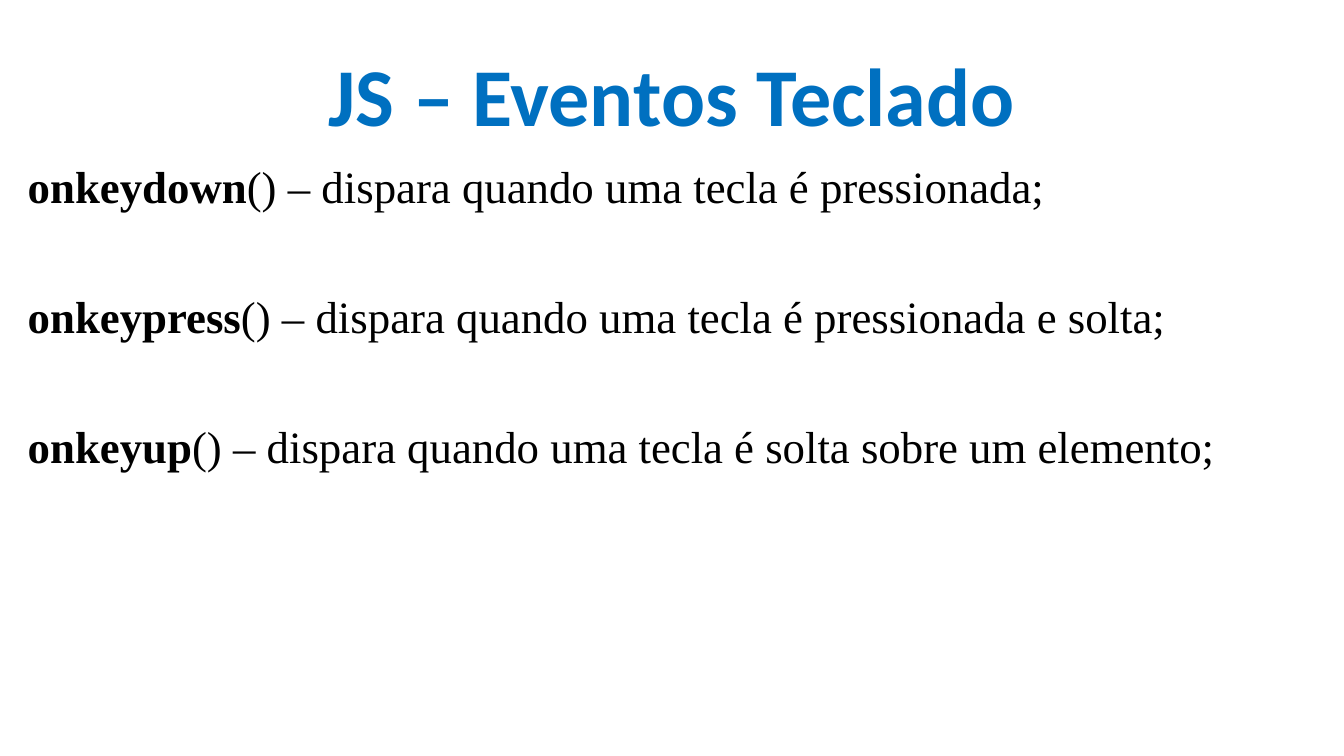
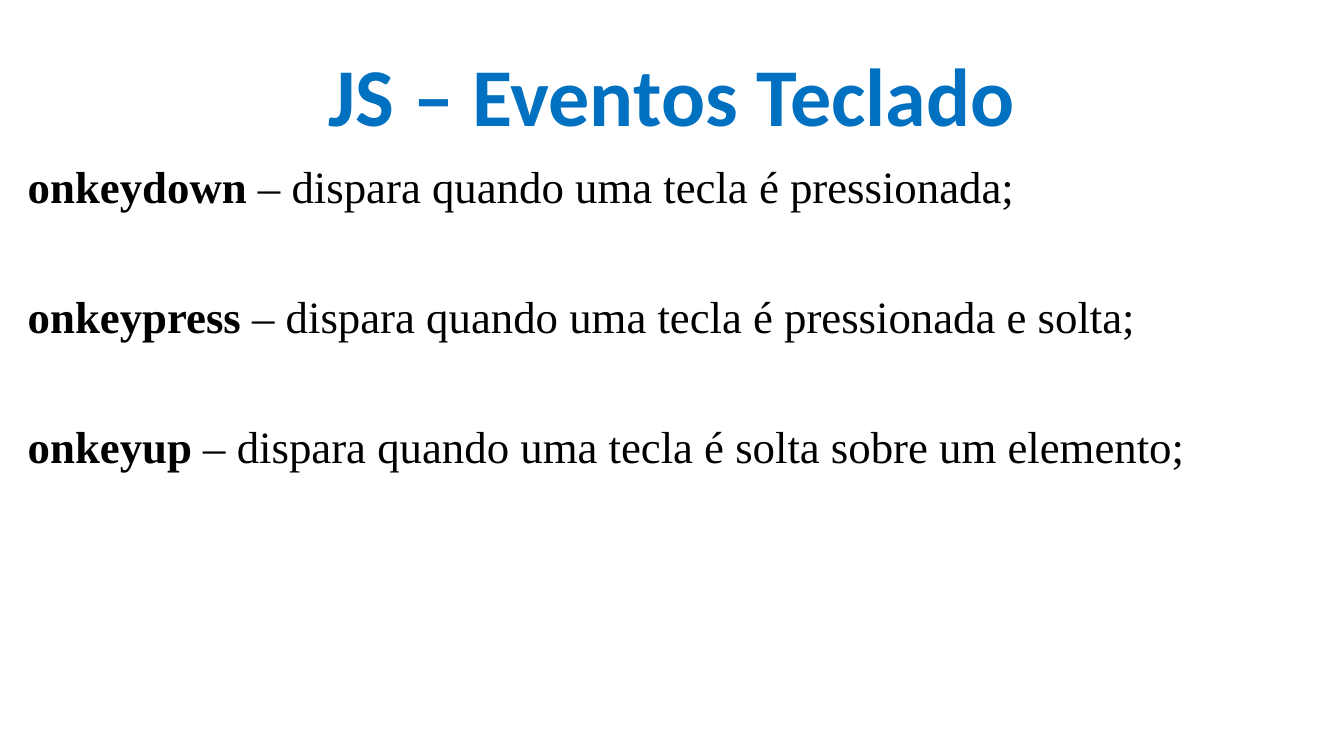
Before and after one commit to CloudEducationBrazil/WydenDesenvolvimentoWebPHP, a slide deck: slide 41 of 01 Classes/Aula 09 Desenvolvimento Web PHP - JS.pptx (slide 39 before the commit). Drawn at 1344x756 pixels with LibreOffice and Linux fonts; fonts in the diff are those of the drawing; background and template pictures are left out. Boxes give left, top, right and bottom in pixels: in the first picture for what was removed or moved away, otherwise in the second. Text is boxed around its words. In the diff, an @@ line names an element or a change of style, - is before the commit and + after.

```diff
--- a/01 Classes/Aula 09 Desenvolvimento Web PHP - JS.pptx
+++ b/01 Classes/Aula 09 Desenvolvimento Web PHP - JS.pptx
@@ text at <box>28,171,1184,473</box>: text changed @@
-onkeydown() – dispara quando uma tecla é pressionada;
-onkeypress() – dispara quando uma tecla é pressionada e solta;
-onkeyup() – dispara quando uma tecla é solta sobre um elemento;
+onkeydown – dispara quando uma tecla é pressionada;
+onkeypress – dispara quando uma tecla é pressionada e solta;
+onkeyup – dispara quando uma tecla é solta sobre um elemento;
```
Also in this commit, not shown: 8 other slides changed, 2 slides added, 1 other file.
